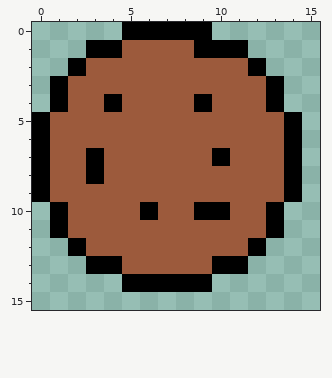
File history of a pixel-art sprite, assets/Level/Other/Boulder.png. The picture above was drawn from the file before the commit.
The file is 16x16 pixels.
And afterwards:
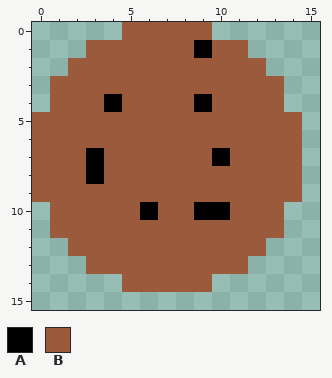
Palette (. is transparent): A #000000  B #9c5a3c
Difference:
@@ x 0..15 @@
- 0 .....AAAAA......
- 1 ...AABBBBAAA....
- 2 ..ABBBBBBBBBA...
- 3 .ABBBBBBBBBBBA..
- 4 .ABBABBBBABBBA..
- 5 ABBBBBBBBBBBBBA.
- 6 ABBBBBBBBBBBBBA.
- 7 ABBABBBBBBABBBA.
- 8 ABBABBBBBBBBBBA.
- 9 ABBBBBBBBBBBBBA.
-10 .ABBBBABBAABBA..
-11 .ABBBBBBBBBBBA..
-12 ..ABBBBBBBBBA...
-13 ...AABBBBBAA....
-14 .....AAAAA......
+ 0 .....BBBBB......
+ 1 ...BBBBBBABB....
+ 2 ..BBBBBBBBBBB...
+ 3 .BBBBBBBBBBBBB..
+ 4 .BBBABBBBABBBB..
+ 5 BBBBBBBBBBBBBBB.
+ 6 BBBBBBBBBBBBBBB.
+ 7 BBBABBBBBBABBBB.
+ 8 BBBABBBBBBBBBBB.
+ 9 BBBBBBBBBBBBBBB.
+10 .BBBBBABBAABBB..
+11 .BBBBBBBBBBBBB..
+12 ..BBBBBBBBBBB...
+13 ...BBBBBBBBB....
+14 .....BBBBB......
 15 ................
Where, in picture pixels (left, top, right, bottom), the same in both pictures:
changed: (32, 22, 302, 292)
